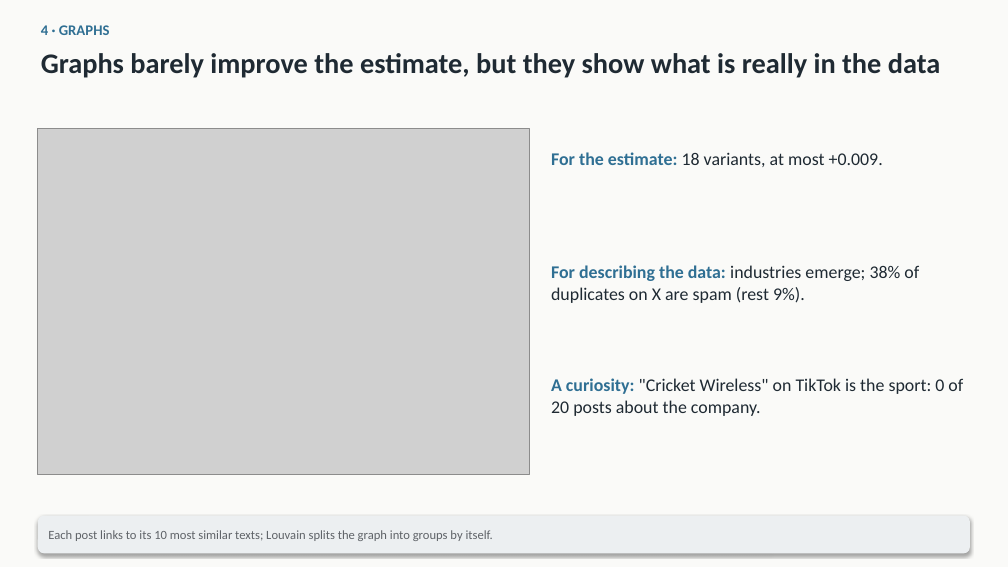
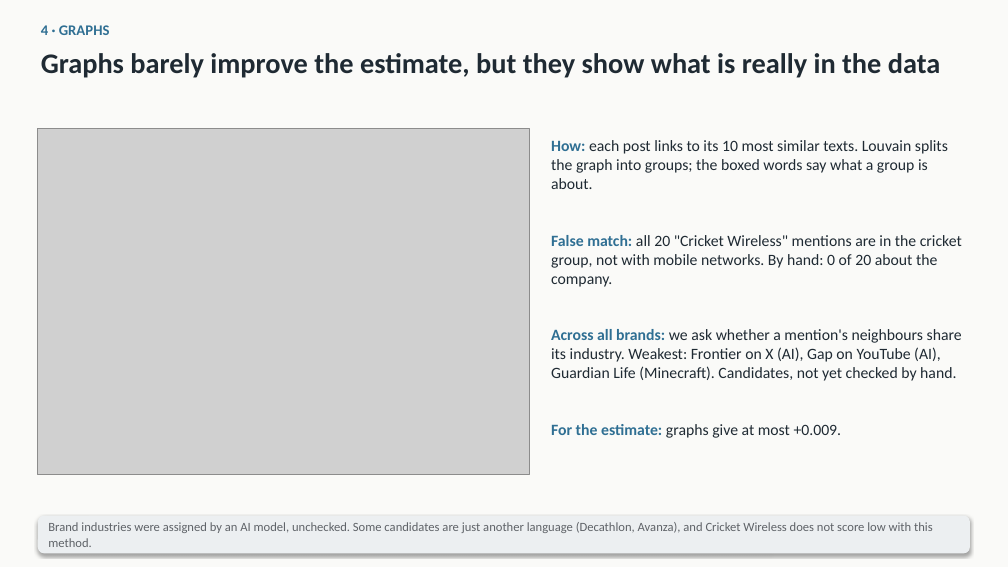
Before and after one commit to mikolaj-olesinski/Digital-Media-Analysis-PWR, a slide deck: slide 4 of pitchdeck/class_en.pptx. Drawn at 1008x567 pixels with LibreOffice and Linux fonts; fonts in the diff are those of the drawing; grey boxes stand for pictures. Boxes give left, top, right and bottom in pixels: in the first picture for what was removed or moved away, otherwise in the second. Text is boxed around its words. In the diff, an @@ line names an element or a change of style, - is before the commit and + after.

```diff
--- a/pitchdeck/class_en.pptx
+++ b/pitchdeck/class_en.pptx
@@ text at bbox=[551, 140, 948, 189]: text changed; size 17 to 15 pt @@
-For the estimate: 18 variants, at most +0.009.
+How: each post links to its 10 most similar texts. Louvain splits the graph into groups; the boxed words say what a group is about.
@@ text at bbox=[551, 235, 962, 287]: text changed; size 17 to 15 pt @@
-For describing the data: industries emerge; 38% of duplicates on X are spam (rest 9%).
+False match: all 20 "Cricket Wireless" mentions are in the cricket group, not with mobile networks. By hand: 0 of 20 about the company.
@@ text at bbox=[551, 329, 962, 381]: text changed; size 17 to 15 pt @@
-A curiosity: "Cricket Wireless" on TikTok is the sport: 0 of 20 posts about the company.
+Across all brands: we ask whether a mention's neighbours share its industry. Weakest: Frontier on X (AI), Gap on YouTube (AI), Guardian Life (Minecraft). Candidates, not yet checked by hand.
@@ text added at bbox=[551, 424, 842, 438], 15 pt, text #1F2A33 @@
+For the estimate: graphs give at most +0.009.
@@ text at bbox=[48, 522, 933, 547]: text changed @@
-Each post links to its 10 most similar texts; Louvain splits the graph into groups by itself.
+Brand industries were assigned by an AI model, unchecked. Some candidates are just another language (Decathlon, Avanza), and Cricket Wireless does not score low with this method.
```
Also in this commit, not shown: 1 other slide changed, 8 other files.
